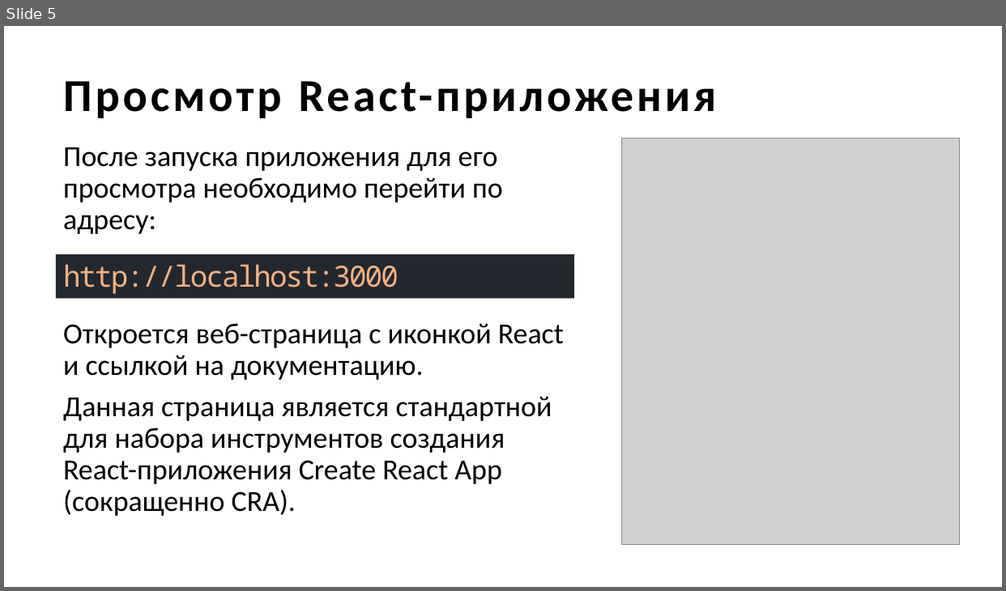
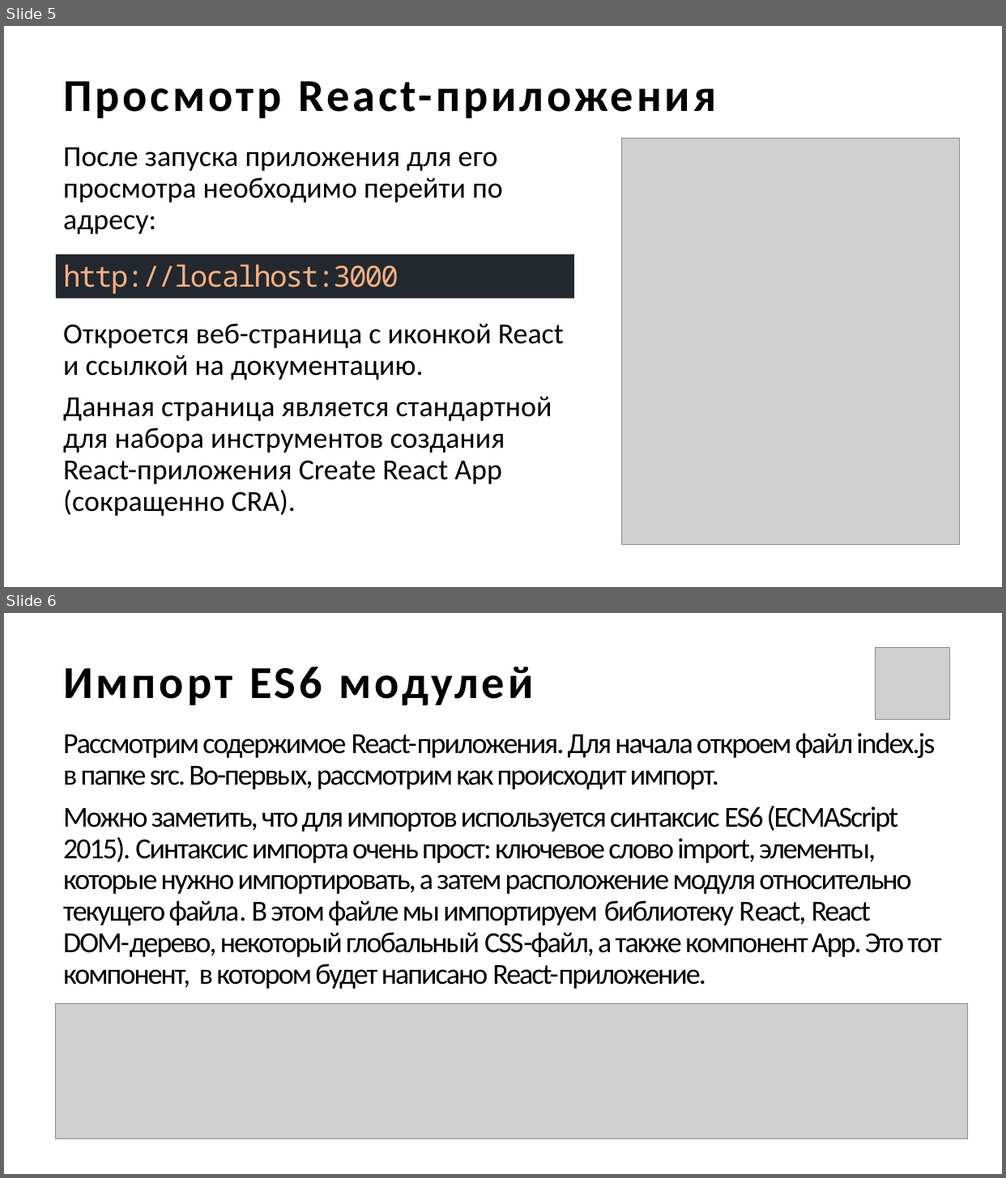
Before and after one commit to descenty/IPPO-3-sem, a slide deck: Введение в React.pptx. Shown one above the other, each under a label of ours: slide 5 before the commit, slides 5 and 6 after it. The pictures are 1006x591 and 1006x1178 pixels, drawn with LibreOffice and Linux fonts; fonts in the diff are those of the drawing; grey boxes stand for pictures. Boxes give left, top, right and bottom in pixels: in the first picture for what was removed or moved away, otherwise in the second. Text is boxed around its words. In the diff, an @@ line names an element or a change of style, - is before the commit and + after.

```diff
--- a/Введение в React.pptx
+++ b/Введение в React.pptx
@@ slide 6 added at (4,613,1002,1174), background #FFFFFF @@
@@ picture added at (876,648,950,719) @@
@@ title added at (63,666,534,705), 44 pt, text #000000, bold @@
+Импорт ES6 модулей
@@ text added at (63,733,941,989), 28 pt, text #000000 @@
+Рассмотрим содержимое React-приложения. Для начала откроем файл index.js в папке src. Во-первых, рассмотрим как происходит импорт.
+Можно заметить, что для импортов используется синтаксис ES6 (ECMAScript 2015). Синтаксис импорта очень прост: ключевое слово import, элементы, которые нужно импортировать, а затем расположение модуля относительно текущего файла. В этом файле мы импортируем библиотеку React, React DOM-дерево, некоторый глобальный CSS-файл, а также компонент App. Это тот компонент, в котором будет написано React-приложение.
@@ picture added at (56,1003,967,1140) @@
```
Also in this commit, not shown: 1 slide changed, 5 other slides added, 1 slide removed, 32 other files.
